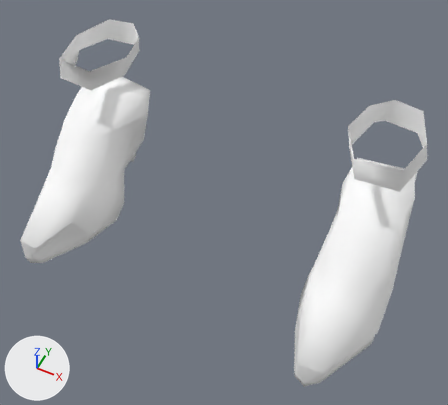
A saved change to the Blender file _assets/models/F_FancyShoes.blend.
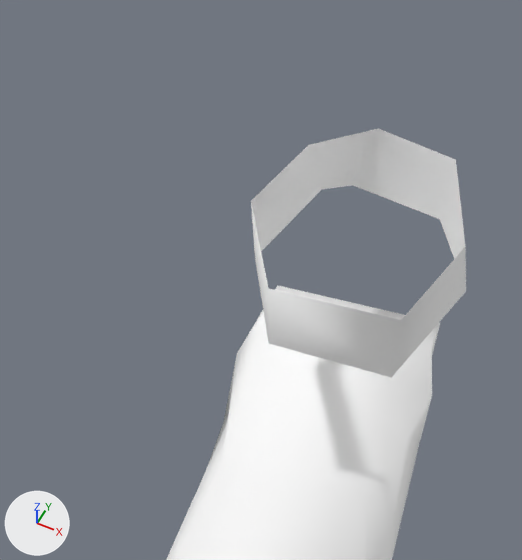
The first picture shows the older version from a 50 mm lens placed at (0.134, -0.224, 0.357), pointed at (0.012, 0.019, 0.053). The close-ups show both versions on the part from 57% to 100% of the width and 13% to 64% of the height of that picture; other places that the commit changed are outside them. Every picture has the same lights, and +X, +Y and +Z are marked at lower left.

Before the edit, the objects in view are built like this:
```python
me_mesh_017 = bpy.data.meshes.new('Mesh.017')
me_mesh_017.from_pydata(...)  # 142 vertices, 206 faces; spans x -0.133..0.131, y -0.003..0.117, z -0.089..0.056
me_mesh_017.materials.append(mat_body_mat_017)  # its picture is missing
# before: 88 (0.116, 0.101, -0.05), 89 (0.124, 0.101, -0.064) at pixel (466, 291), 90 (0.116, 0.101, -0.031) at pixel (391, 377), 91 (0.112, 0.101, -0.084) at pixel (439, 219), 92 (0.088, 0.117, -0.029) at pixel (268, 288)
# before: 93 (0.091, 0.101, -0.087) at pixel (353, 185), 94 (0.09, 0.101, -0.029) at pixel (268, 343), 97 (0.081, 0.117, -0.077) at pixel (308, 144), 99 (0.115, 0.117, -0.032) at pixel (401, 320), 110 (0.112, 0.117, -0.086) at pixel (455, 159)
# before: 111 (0.093, 0.117, -0.089) at pixel (378, 128), 140 (0.079, 0.101, -0.053) at pixel (254, 258), 141 (0.076, 0.117, -0.053) at pixel (250, 200)
ob_body = bpy.data.objects.new('Body', me_mesh_017)
ob_body.location = (0.0, 0.0, 0.0)
ob_body.rotation_euler = (1.571, 0.0, 0.0)  # degrees (90, 0, 0)
```
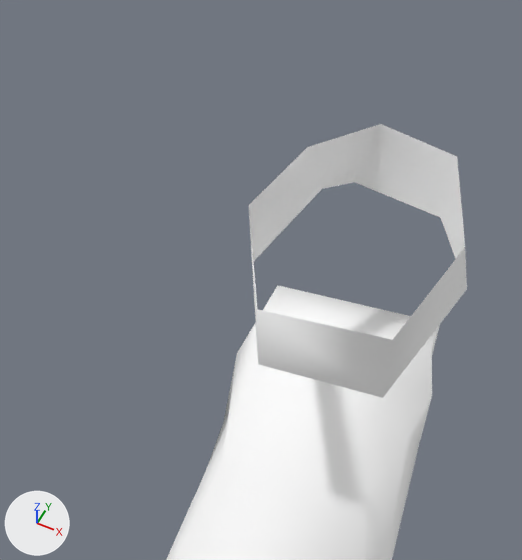
The change, as a diff of the scene's bpy script:
```diff
--- a/_assets/models/F_FancyShoes.blend.py
+++ b/_assets/models/F_FancyShoes.blend.py
@@ me_mesh_017 @@
 me_mesh_017.from_pydata(...)  # 142 vertices, 206 faces; spans x -0.133..0.131, y -0.003..0.117, z -0.089..0.056
 # used by ob_body; location = (0.0, 0.0, 0.0); rotation_euler = (1.571, 0.0, 0.0), in degrees (90, 0, 0)
 # verts and faces of me_mesh_017; kept vertices keep their numbers, new ones are numbered from 142
+# me_mesh_017 part 1
+for i in [90, 94, 99]: verts[i] += (0.0, 0.0, 0.006)
+verts[88] = (0.116, 0.101, -0.048)  # moved
+verts[140] = (0.079, 0.101, -0.051)  # moved, pixel (252, 262)
+verts[89] = (0.124, 0.101, -0.064)  # moved, pixel (466, 289)
+verts[91] = (0.112, 0.101, -0.085)  # moved, pixel (440, 217)
+verts[93] = (0.091, 0.101, -0.088)  # moved, pixel (354, 182)
+verts[92] = (0.088, 0.117, -0.022)  # moved, pixel (257, 309)
+verts[97] = (0.081, 0.117, -0.076)  # moved, pixel (307, 147)
+verts[141] = (0.076, 0.117, -0.052)  # moved, pixel (248, 205)
+verts[110] = (0.112, 0.117, -0.088)  # moved, pixel (457, 156)
+verts[111] = (0.093, 0.117, -0.091)  # moved, pixel (380, 124)
 me_mesh_017.materials.append(mat_body_mat_017)
```

Where the change shows, as pixel boxes [x1, y1, x2, y2] in the close-ups (522 x 560 px; the box of a moved part takes in the faces that stretch with it):
'Body', reshaped: before [166, 129, 466, 560]; after [166, 124, 467, 560]
part 1 of me_mesh_017, moved or reshaped: before [251, 129, 466, 378]; after [249, 124, 467, 398]
